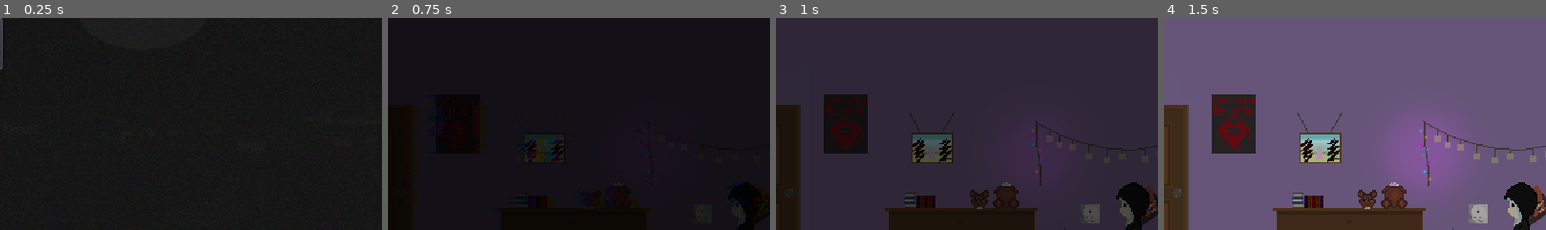
Above: before the commit, frames 1-4 (left to right).
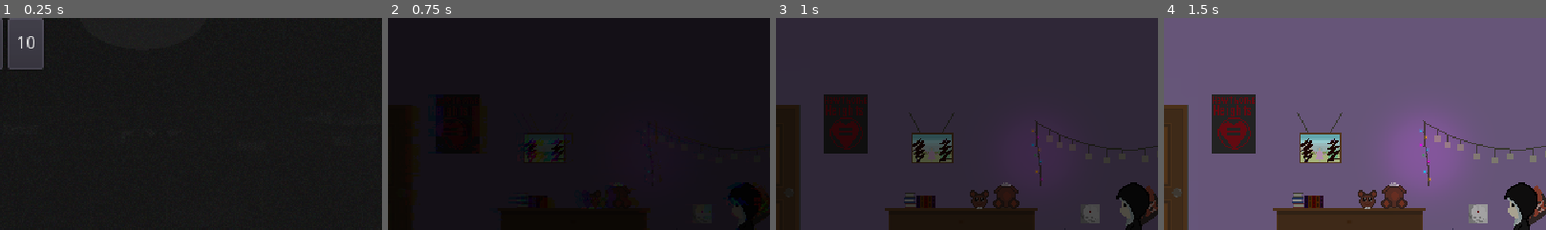
Above: after the commit, the same moments.

Repository: reeFridge/2q20
Game: Godot game, scene res://main.tscn
Two runs of this game, one before a commit and one after it. Both use one fixed random seed, a clock stepped at 60 frames per second and the inputs below.
Inputs (mouse positions are % of the whole screen's width and height, from its top left):
- Up to frame 1 (0.25 s): no input
- Up to frame 2 (0.75 s): click "0" at 0.5 s
- Up to frame 3 (1 s): no input
- Up to frame 4 (1.5 s): tap Enter at 1.25 s; move the mouse to (36, 42) at 1.27 s; hold Right (ui_right) from 1.28 s (still down); click (36, 42) at 1.42 s
The pictures show only the part of the screen within x 39-89%, y 0-50%; the shares and areas given below are measured in that part.

The runs differ from the first frame. In frame 1, 2.3% of the frame differs, in the area x 2-12%, y 0-25%; in frame 2, nothing differs; in frame 3, nothing differs; in frame 4, nothing differs.

Commit message:
white room

Diff:
--- /dev/null
+++ b/locations/white.tscn
@@ -0,0 +1,36 @@
+[gd_scene load_steps=4 format=2]
+
+[ext_resource path="res://locations/base.tscn" type="PackedScene" id=1]
+[ext_resource path="res://assets/sprites/white room.png" type="Texture" id=2]
+[ext_resource path="res://scripts/change_skin.gd" type="Script" id=3]
+
+[node name="Node2D" instance=ExtResource( 1 )]
+fade = true
+
+[node name="max_top" parent="." index="0"]
+position = Vector2( 0, 13.1543 )
+
+[node name="max_bottom" parent="." index="1"]
+position = Vector2( 0, 144.697 )
+
+[node name="max_right" parent="." index="2"]
+position = Vector2( 179.517, 0 )
+
+[node name="max_left" parent="." index="3"]
+position = Vector2( -156.304, 0 )
+
+[node name="spawn" parent="." index="4"]
+position = Vector2( 0, 78.1519 )
+
+[node name="cam" parent="." index="5"]
+limit_left = -1000
+limit_right = 1000
+limit_bottom = 154
+
+[node name="white room" type="Sprite" parent="." index="6"]
+position = Vector2( 11.1401, -12.4894 )
+texture = ExtResource( 2 )
+
+[node name="enter" type="Node" parent="." index="7"]
+script = ExtResource( 3 )
+[connection signal="before_enter" from="." to="enter" method="before_enter"]
--- a/player/player.tscn
+++ b/player/player.tscn
@@ -28,6 +28,14 @@
 [ext_resource path="res://assets/sprites/attak-3.png" type="Texture" id=26]
 [ext_resource path="res://assets/sprites/attak-2.png" type="Texture" id=27]
 [ext_resource path="res://assets/sprites/attak-1.png" type="Texture" id=28]
+[ext_resource path="res://assets/sprites/run-bandage-4.png" type="Texture" id=29]
+[ext_resource path="res://assets/sprites/run-bandage-8.png" type="Texture" id=30]
+[ext_resource path="res://assets/sprites/run-bandage-1.png" type="Texture" id=31]
+[ext_resource path="res://assets/sprites/run-bandage-6.png" type="Texture" id=32]
+[ext_resource path="res://assets/sprites/run-bandage-3.png" type="Texture" id=33]
+[ext_resource path="res://assets/sprites/run-bandage-2.png" type="Texture" id=34]
+[ext_resource path="res://assets/sprites/run-bandage-5.png" type="Texture" id=35]
+[ext_resource path="res://assets/sprites/run-bandage-7.png" type="Texture" id=36]
 
 [sub_resource type="SpriteFrames" id=1]
 animations = [ {
@@ -56,9 +64,19 @@
 "name": "squatting",
 "speed": 10.0
 }, {
+"frames": [ ExtResource( 31 ), ExtResource( 34 ), ExtResource( 33 ), ExtResource( 29 ), ExtResource( 35 ), ExtResource( 32 ), ExtResource( 36 ), ExtResource( 30 ) ],
+"loop": true,
+"name": "bandage_walk",
+"speed": 5.0
+}, {
 "frames": [ ExtResource( 28 ), ExtResource( 27 ), ExtResource( 26 ), ExtResource( 25 ) ],
 "loop": false,
 "name": "attack",
+"speed": 5.0
+}, {
+"frames": [ ExtResource( 29 ) ],
+"loop": true,
+"name": "bandage_stand",
 "speed": 5.0
 } ]
 
@@ -72,8 +90,7 @@
 [node name="AnimatedSprite" type="AnimatedSprite" parent="."]
 position = Vector2( 0, -63.5 )
 frames = SubResource( 1 )
-animation = "attack"
-frame = 3
+animation = "bandage_stand"
 
 [node name="CollisionShape2D" type="CollisionShape2D" parent="."]
 position = Vector2( 1.08087, -6.17962 )
--- /dev/null
+++ b/scripts/change_skin.gd
@@ -0,0 +1,9 @@
+extends Node
+
+func before_enter():
+	var player = Global.get_player()
+	player.walk_animation = "bandage_walk"
+	player.stand_animation = "bandage_stand"
+	var inventory = Global.main.get_node("ui/inventory")
+	for i in inventory.items:
+		Global.remove_item(i)
--- a/scripts/global.gd
+++ b/scripts/global.gd
@@ -19,7 +19,8 @@
 	preload("res://locations/crypt_2.tscn").instance(),		#6
 	preload("res://locations/lab.tscn").instance(),			#7
 	preload("res://locations/black.tscn").instance(),		#8
-	preload("res://locations/forest.tscn").instance()		#9
+	preload("res://locations/forest.tscn").instance(),		#9
+	preload("res://locations/white.tscn").instance()		#10
 ]
 
 onready var main = get_tree().get_root().get_node("main")
Binary file added: assets/sprites/run-bandage-1.png
Not shown, added: assets/sprites/run-bandage-1.png.import
Binary file added: assets/sprites/run-bandage-2.png
Not shown, added: assets/sprites/run-bandage-2.png.import
Binary file added: assets/sprites/run-bandage-3.png
Not shown, added: assets/sprites/run-bandage-3.png.import
Binary file added: assets/sprites/run-bandage-4.png
Not shown, added: assets/sprites/run-bandage-4.png.import
Binary file added: assets/sprites/run-bandage-5.png
Not shown, added: assets/sprites/run-bandage-5.png.import
Binary file added: assets/sprites/run-bandage-6.png
Not shown, added: assets/sprites/run-bandage-6.png.import
(and 5 more such lines)
